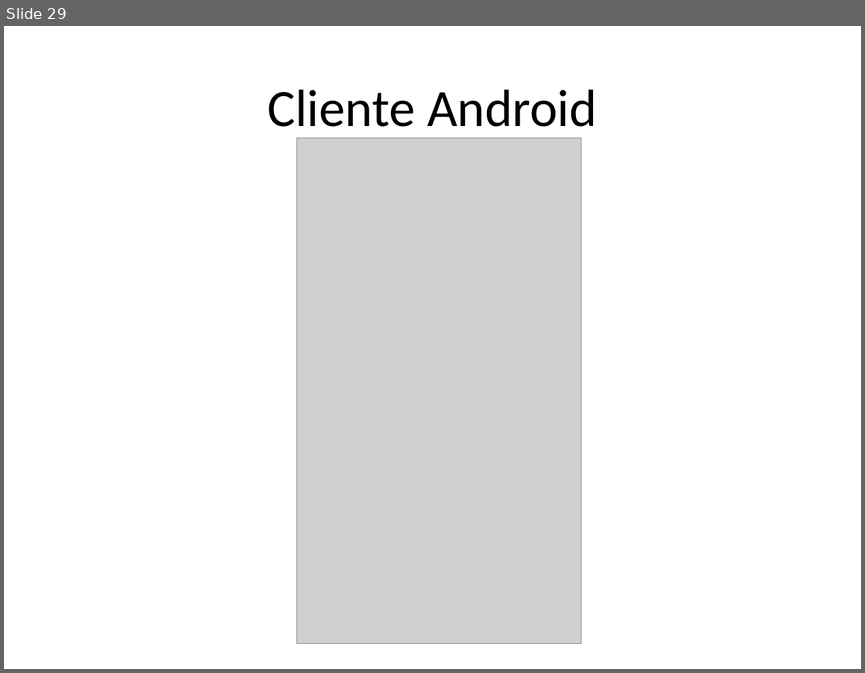
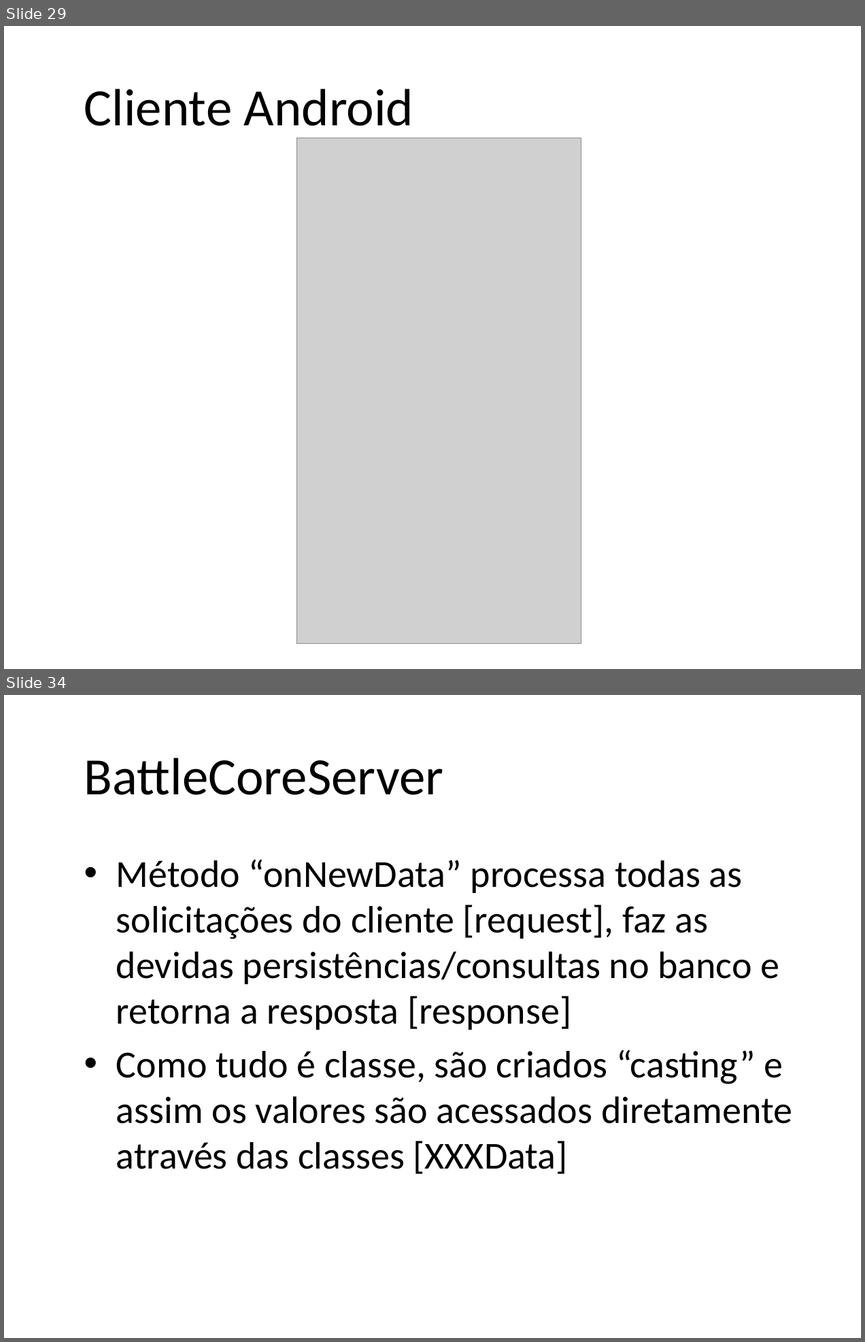
Before and after one commit to stockrt/InvisibleBattlefields, a slide deck: Documents/apresentacao.pptx. Shown one above the other, each under a label of ours: slide 29 before the commit, slides 29 and 34 after it; the slides between them are not shown. The pictures are 865x673 and 865x1342 pixels, drawn with LibreOffice and Linux fonts; fonts in the diff are those of the drawing; grey boxes stand for pictures; background and template pictures are left out. Boxes give left, top, right and bottom in pixels: in the first picture for what was removed or moved away, otherwise in the second. Text is boxed around its words. In the diff, an @@ line names an element or a change of style, - is before the commit and + after.

```diff
--- a/Documents/apresentacao.pptx
+++ b/Documents/apresentacao.pptx
@@ slide 34 added at [4,695,861,1338], background picture (left out) @@
@@ title added at [84,758,444,795], 44 pt, text #000000 @@
+BattleCoreServer
@@ text added at [116,859,792,1174], 32 pt, text #000000 @@
+• Método “onNewData” processa todas as solicitações do cliente [request], faz as devidas persistências/consultas no banco e retorna a resposta [response]
+• Como tudo é classe, são criados “casting” e assim os valores são acessados diretamente através das classes [XXXData]
@@ slide 29 changed as well @@
@@ title "Cliente Android": place and size @@
-title "Cliente Android" at [267,89,597,138]
+title "Cliente Android" at [84,89,414,126]
@@ title "Cliente Android" at [84,89,414,126]: alignment centre to left @@
```
Also in this commit, not shown: 28 other slides changed, 4 other slides added, 1 slide removed.
